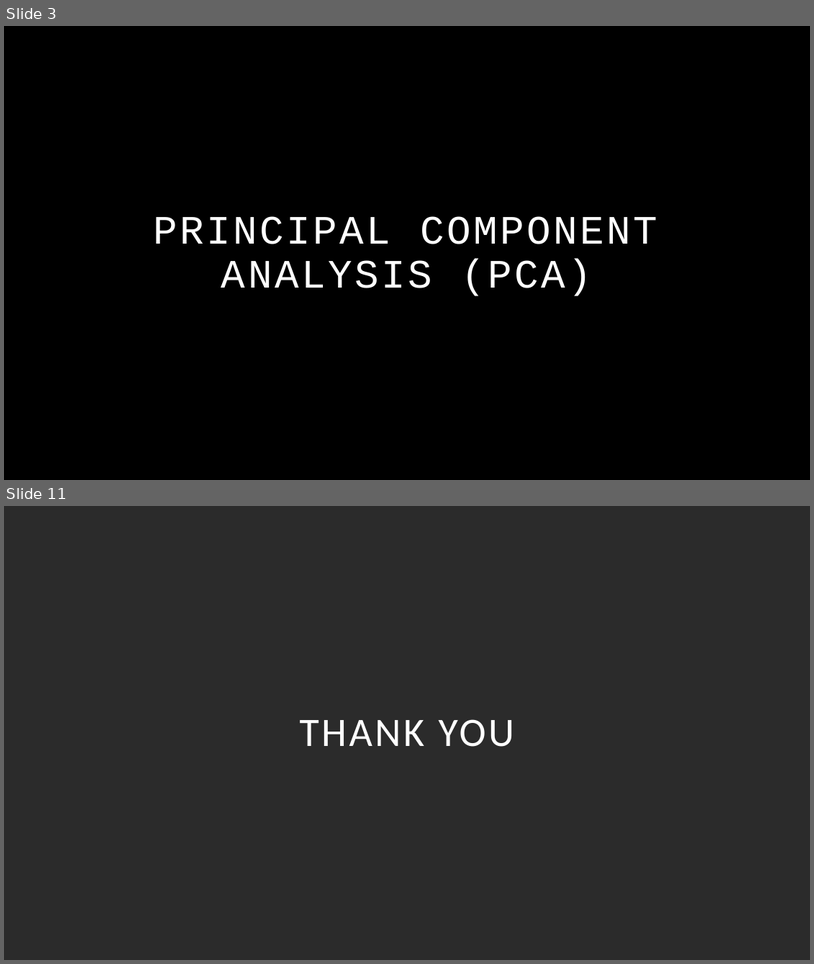
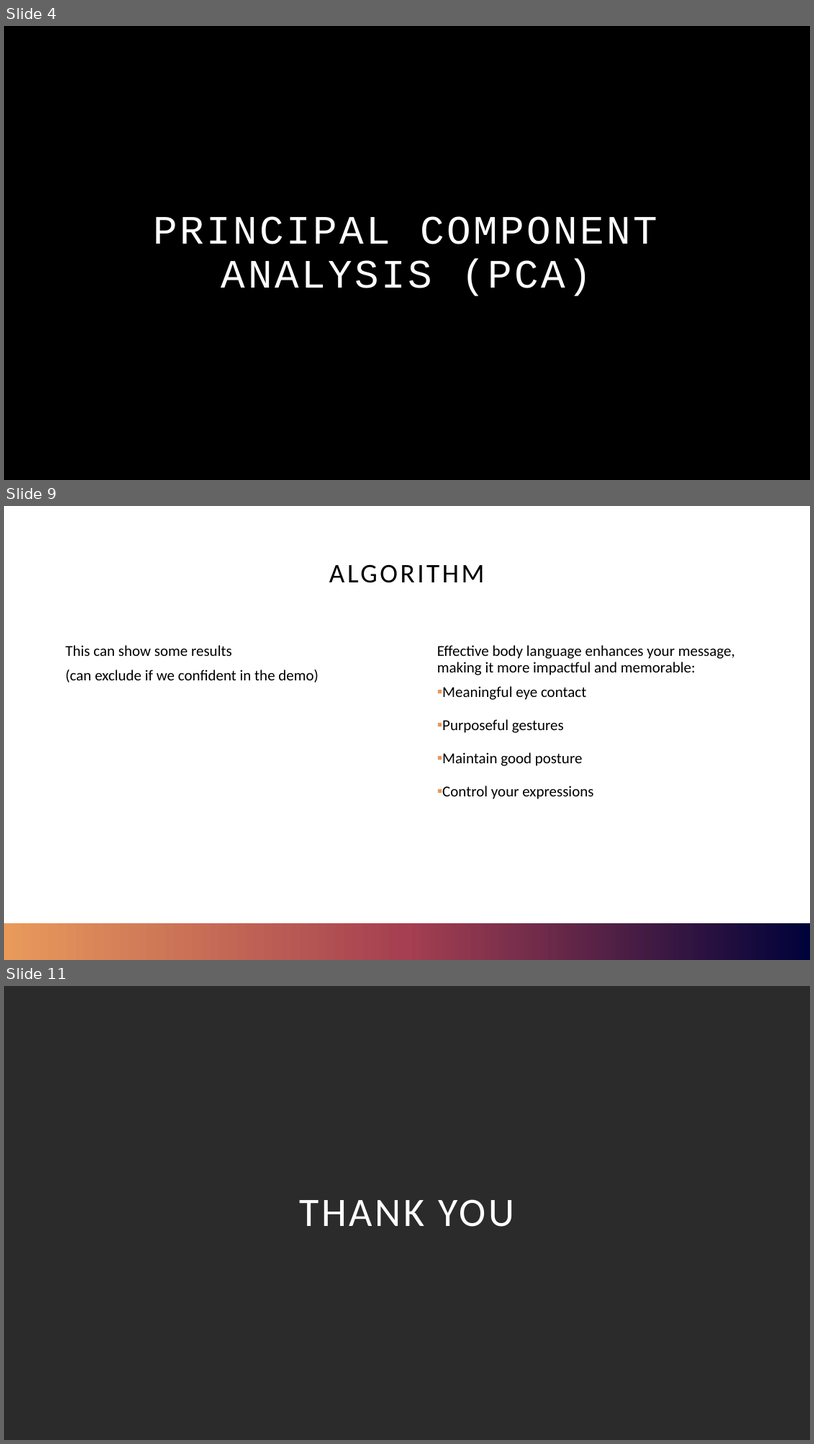
Before and after one commit to sagerstack/pca-face-recognition, a slide deck: project-files/pca-face-recognition-deck.pptx. Shown one above the other, each under a label of ours: slides 3 and 11 before the commit, slides 4, 9 and 11 after it; the slides between them are not shown. The pictures are 814x964 and 814x1444 pixels, drawn with LibreOffice and Linux fonts; fonts in the diff are those of the drawing; background and template pictures are left out; a plain dark background stands for a picture behind light text. Boxes give left, top, right and bottom in pixels: in the first picture for what was removed or moved away, otherwise in the second. Text is boxed around its words. In the diff, an @@ line names an element or a change of style, - is before the commit and + after.

```diff
--- a/project-files/pca-face-recognition-deck.pptx
+++ b/project-files/pca-face-recognition-deck.pptx
@@ slide 9 added at bbox=[4, 506, 810, 960], background #FFFFFF @@
@@ title added at bbox=[329, 564, 485, 583], 32 pt, text #000000 @@
+ALGORITHM
@@ text added at bbox=[65, 645, 319, 682], 18 pt, text #000000 @@
+This can show some results
+(can exclude if we confident in the demo)
@@ text added at bbox=[437, 645, 736, 799], 18 pt, text #000000 @@
+Effective body language enhances your message, making it more impactful and memorable:
+  ▪ Meaningful eye contact
+  ▪ Purposeful gestures
+  ▪ Maintain good posture
+  ▪ Control your expressions
@@ rectangle added at bbox=[4, 923, 810, 960], fill gradient #00023A to #A53F51 to #E99A5B @@
@@ rectangle added at bbox=[4, 923, 810, 960], fill gradient #00023A to #A53F51 to #E99A5B @@
@@ what was slide 3 is now slide 4 @@
```
Also in this commit, not shown: 8 slides changed, 6 other slides added.
